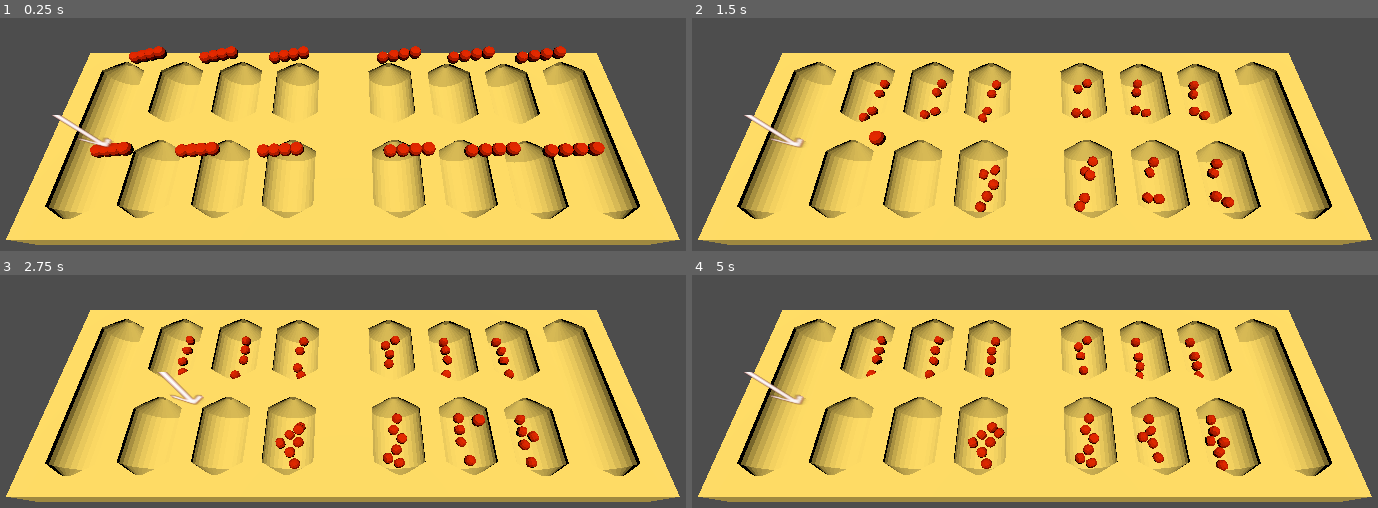
Above: before the commit, frames 1-4 (two rows, left to right).
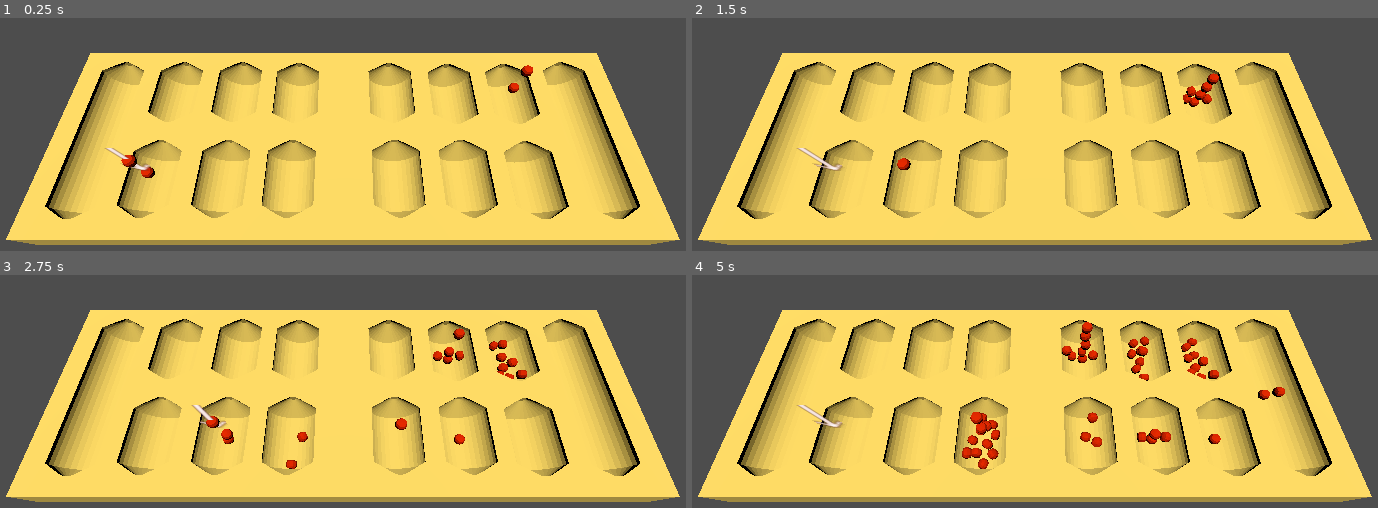
Above: after the commit, the same moments.

Repository: sym-z/3d-mancala
Game: Godot game, scene res://sample_scene.tscn
Same seed, same stepped clock (60 frames per second), same inputs: the game is played once before the commit and once after it. The project has no main scene, so this scene is started directly.
Inputs:
- Up to frame 1 (0.25 s): no input
- Up to frame 2 (1.5 s): hold Right (ui_right) 0.53-1.28 s; hold Space (ui_select) 0.53-1.28 s; hold Left (ui_left) from 1.28 s (still down); tap Space (ui_select) at 1.35 s
- Up to frame 3 (2.75 s): tap Space (ui_select) at 1.52, 1.82 s; release Left (ui_left) at 2.03 s; hold Right (ui_right) from 2.03 s (still down); hold Space (ui_select) from 2.03 s (still down)
- Up to frame 4 (5 s): release Space (ui_select) at 2.78 s; tap Space (ui_select) at 2.85, 3.02, 3.32, 4.35, 4.52, 4.82 s; release Right (ui_right) at 3.53 s; hold Space (ui_select) 3.53-4.28 s; hold Left (ui_left) from 3.53 s (still down)

The runs differ from the first frame. In frame 1, 4.5% of the frame differs, in the area x 7-89%, y 12-69%; in frame 2, 3.0%; in frame 3, 3.3%; in frame 4, 4.0%.

Commit message:
broken logic, using as a save point

Diff:
--- a/src/level_script.gd
+++ b/src/level_script.gd
@@ -18,7 +18,7 @@
 var selected_bank : int = 0
 
 
-const STARTING_AMT : int = 4
+const STARTING_AMT : int = 8
 var piece_scn : PackedScene = preload("uid://dx40hiqxmxc4x")
 func _ready():
 	arrow_pointer.global_position = p1_marker_banks[selected_bank].global_position
@@ -38,6 +38,7 @@
 			var piece_inst : RigidBody3D = piece_scn.instantiate()
 			bank.add_child(piece_inst)
 			piece_inst.global_position = bank.global_position
+			await get_tree().create_timer(0.2).timeout
 	pass
 #endregion
 
@@ -95,8 +96,9 @@
 					#TESTED
 					place_piece(p1_marker_home)
 				# OVERFLOW BACK TO P1
-				elif curr_bank > TOTAL_BANKS:
+				elif curr_bank >= TOTAL_BANKS:
 					print("OVERFLOW: " , curr_bank % TOTAL_BANKS)
+					#place_piece(p1_marker_banks[curr_bank])
 				# OVERFLOW INTO P2
 				elif curr_bank > NUM_BANKS:
 					place_piece(p2_marker_banks[curr_bank % (NUM_BANKS+1)])
@@ -107,7 +109,9 @@
 				# For end turn logic
 				final_bank_num = selected_bank + i
 			print("SELECTED BANK: ", selected_bank)
-			print("FINAL BANK: ", final_bank_num % (NUM_BANKS+1))
+			#print("FINAL BANK Local: ", final_bank_num % (NUM_BANKS+1))
+			print("Final Bank Global: ", final_bank_num % (TOTAL_BANKS))
+			#print("Final Bank Local: ", (final_bank_num % (TOTAL_BANKS)) % NUM_BANKS - 1)
 		pass
 	else:
 		print("NO PIECES IN SELECTED BANK")
--- a/src/sample_scene.tscn
+++ b/src/sample_scene.tscn
@@ -36,6 +36,7 @@
 visible = false
 
 [node name="Placement Markers" type="Node3D" parent="." unique_id=22633479]
+transform = Transform3D(1, 0, 0, 0, 1, 0, 0, 0, 1, 0, -0.51, 0)
 
 [node name="P1_1" type="Marker3D" parent="Placement Markers" unique_id=26367012]
 transform = Transform3D(1, 0, 0, 0, 1, 0, 0, 0, 1, -2.0358663, 1, 0.5660628)
